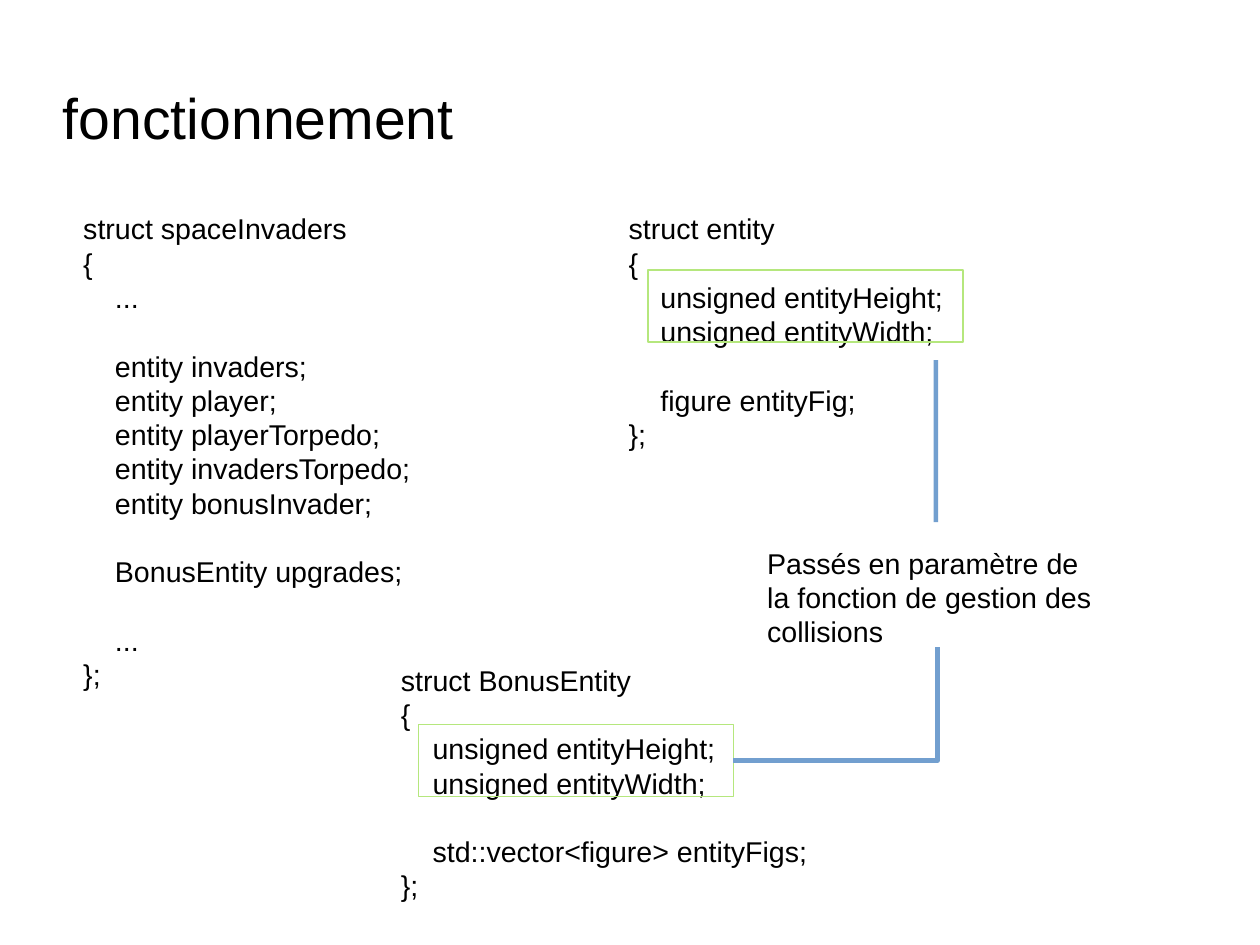
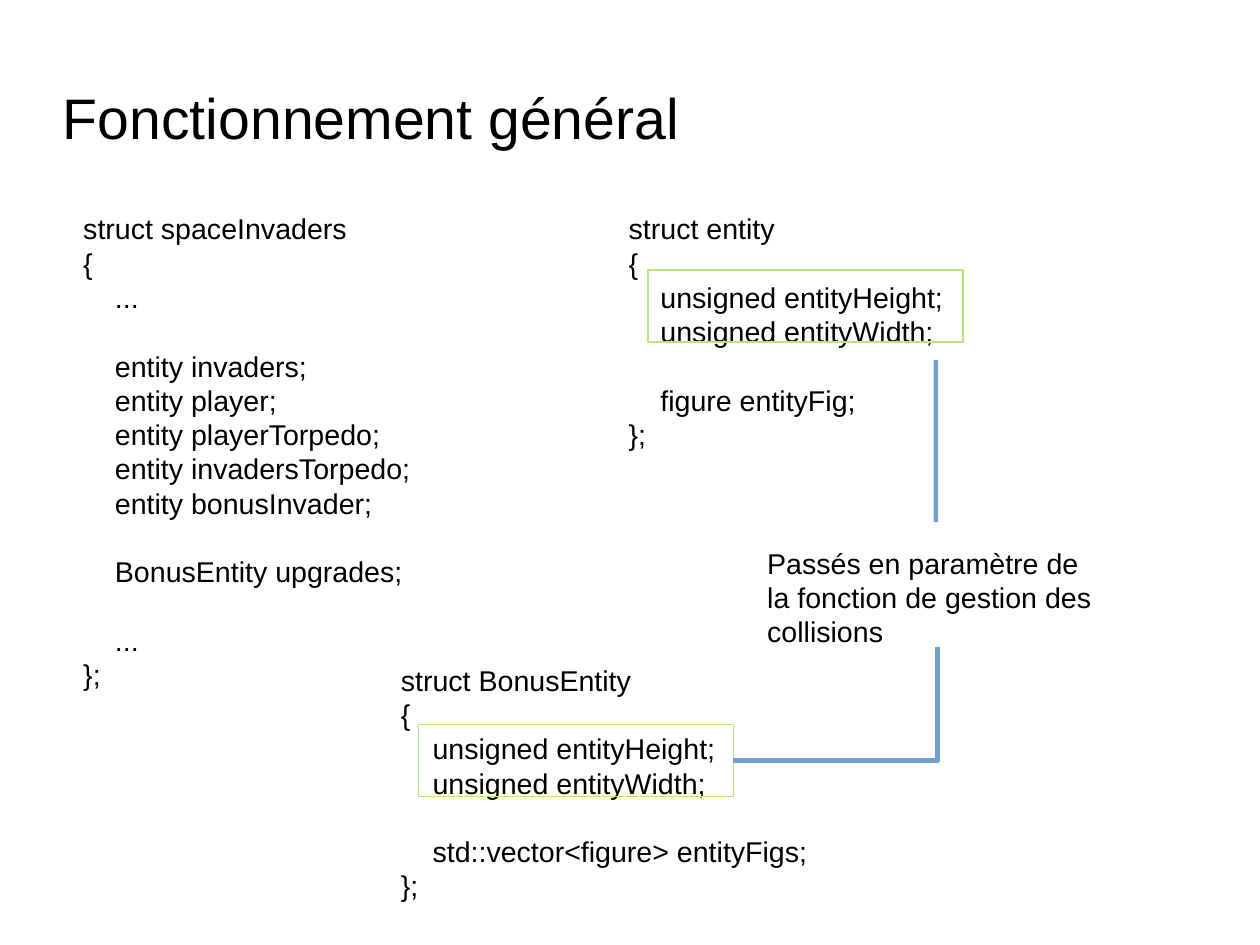
Before and after one commit to nponsard/G2_G4_Bennacer_Lesbros_MathieuDrif_Ponsard_Tritz, a slide deck: slide 6 of docs/Presentation.odp. Drawn at 1260x945 pixels with LibreOffice and Linux fonts; fonts in the diff are those of the drawing; background and template pictures are left out. Boxes give left, top, right and bottom in pixels: in the first picture for what was removed or moved away, otherwise in the second. Text is boxed around its words. In the diff, an @@ line names an element or a change of style, - is before the commit and + after.

```diff
--- a/docs/Presentation.odp
+++ b/docs/Presentation.odp
@@ title at (x1=63, y1=97, x2=679, y2=150): text changed @@
-fonctionnement
+Fonctionnement général
```
Also in this commit, not shown: 2 other slides changed, 3 other files.
